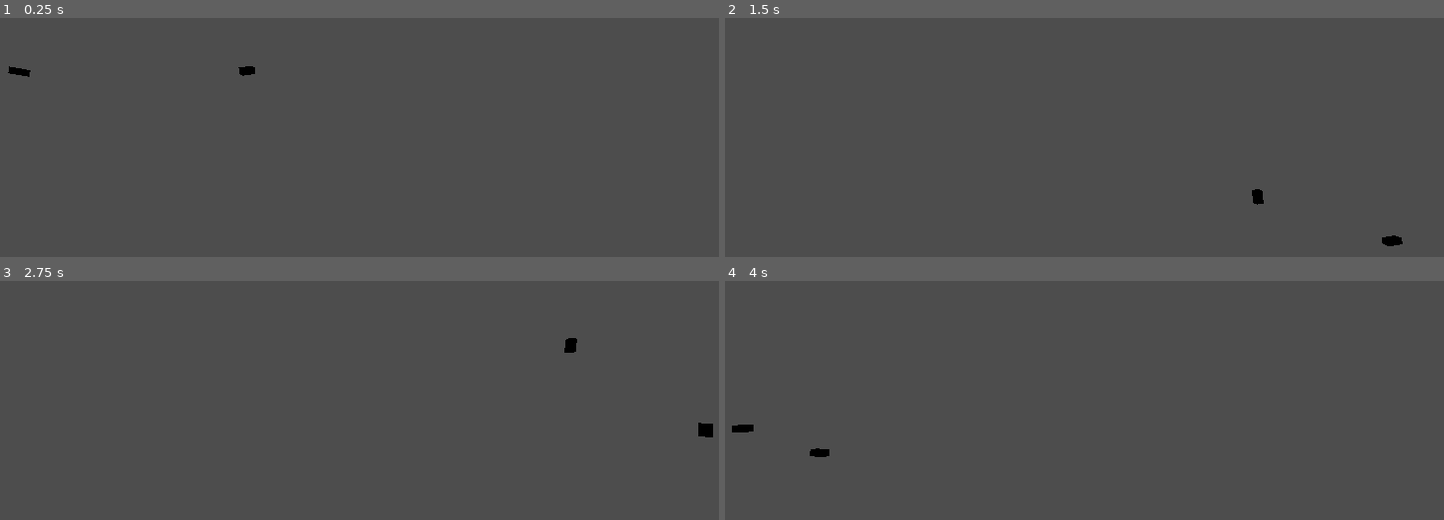
Above: before the commit, frames 1-4 (two rows, left to right).
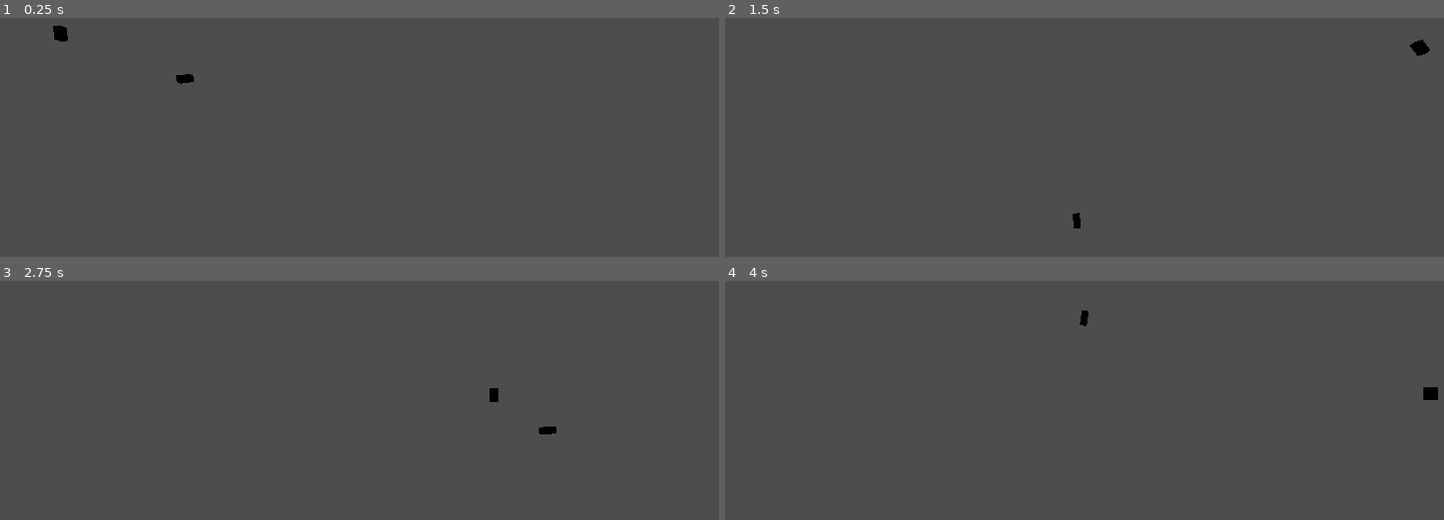
Above: after the commit, the same moments.

Repository: PfandBoss/SemesterGameJam2022
Game: Godot game, scene res://Nodes/game.tscn
Same seed, same stepped clock (60 frames per second), same inputs: the game is played once before the commit and once after it. The project has no main scene, so this scene is started directly.
Inputs:
- Up to frame 1 (0.25 s): no input
- Up to frame 2 (1.5 s): hold F (test, bound only after the commit) 0.53-1.28 s; tap F (test, bound only after the commit) at 1.35 s
- Up to frame 3 (2.75 s): hold F (test, bound only after the commit) from 2.03 s (still down)
- Up to frame 4 (4 s): release F (test, bound only after the commit) at 2.78 s; tap F (test, bound only after the commit) at 2.85 s; hold F (test, bound only after the commit) from 3.53 s (still down)

The runs differ from the first frame. In frame 1, 0.4% of the frame differs, in the area x 1-36%, y 2-28%; in frame 2, 0.4%, in the area x 48-99%, y 9-96%; in frame 3, 0.4%; in frame 4, 0.4%.

Commit message:
Changes on Game.gd

Diff:
--- a/Nodes/game.tscn
+++ b/Nodes/game.tscn
@@ -42,7 +42,7 @@
 curve = SubResource("Curve3D_ycdkn")
 
 [node name="PathFollow3D" type="PathFollow3D" parent="Player2Path"]
-transform = Transform3D(1, 0, 0, 0, 1, 0, 0, 0, 1, 0, 0, -16)
+transform = Transform3D(-4.37114e-08, 0, 1, 0, 1, 0, -1, 0, -4.37114e-08, 0, 0, -16)
 
 [node name="root" type="Node3D" parent="Player2Path/PathFollow3D"]
 transform = Transform3D(-0.0154456, -6.75146e-10, -0.999881, -5.21344e-12, 1, -6.75146e-10, 0.999881, -5.21341e-12, -0.0154456, 0, 0, 0)
--- a/project.godot
+++ b/project.godot
@@ -41,3 +41,11 @@
 config/name="Semester Game Jam 2022"
 config/features=PackedStringArray("4.0", "Forward Plus")
 config/icon="res://icon.svg"
+
+[input]
+
+test={
+"deadzone": 0.5,
+"events": [Object(InputEventKey,"resource_local_to_scene":false,"resource_name":"","device":0,"window_id":0,"alt_pressed":false,"shift_pressed":false,"ctrl_pressed":false,"meta_pressed":false,"pressed":false,"keycode":0,"physical_keycode":70,"unicode":0,"echo":false,"script":null)
+]
+}
--- a/scripts/Logic/Game.gd
+++ b/scripts/Logic/Game.gd
@@ -5,20 +5,35 @@
 signal shoot
 
 var t = 0.0
+var CAN_ENGAGE = true
+
 @onready var tween = create_tween() as Tween
+
 @onready var p1 = $Player1Path/PathFollow3D
 @onready var p2 = $Player2Path/PathFollow3D
 
+var speed_p1 = 10
+var speed_p2 = 10
 
 func _ready():
 	start_tween()
 
 func start_tween():
+	tween.stop()
+	tween = create_tween()
+	tween.set_parallel()
 	tween.set_trans(Tween.TRANS_LINEAR)
-	tween.set_parallel(true)
-	tween.tween_property(p1, "progress_ratio", 1, 5)
-	tween.tween_property(p2, "progress_ratio", -1, 5)
+	tween.tween_property(p1, "progress_ratio", 1, speed_p1)
+	tween.tween_property(p2, "progress_ratio", -1, speed_p2)
+
+
 
 func _process(delta):
-	if round(p1.position.distance_to(p2.position)) == 9:
+	if Input.is_action_pressed("test"):
+		speed_p1 = 5
+		start_tween()
+
+	if round(p1.position.distance_to(p2.position)) == 9 && CAN_ENGAGE:
+		CAN_ENGAGE = false
 		emit_signal("shoot")
+		create_tween().tween_callback(func(): CAN_ENGAGE = true).set_delay(2)
